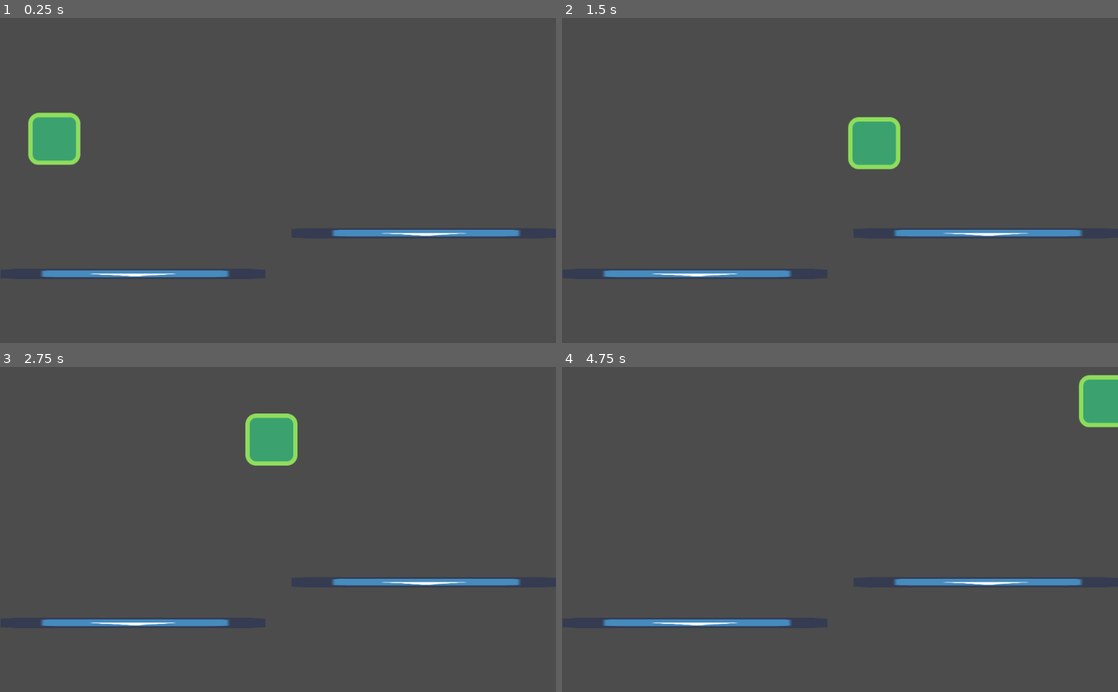
Above: before the commit, frames 1-4 (two rows, left to right).
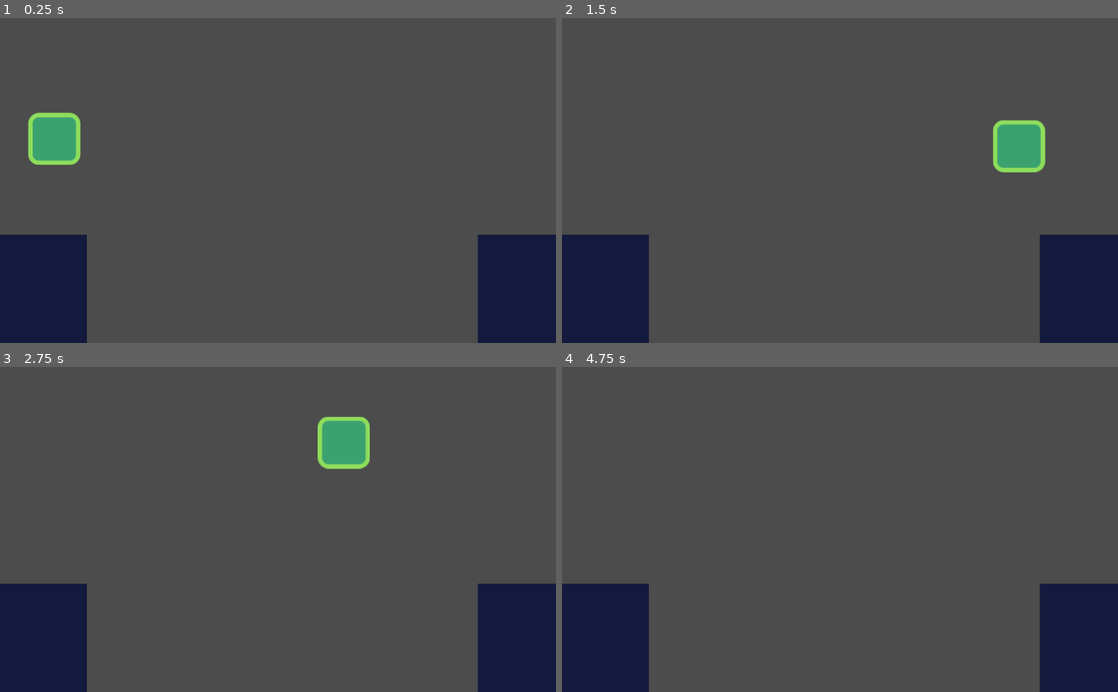
Above: after the commit, the same moments.

Repository: vivomisar/Platformer
Game: Godot game, scene res://main_scene/Node2D.tscn
Same seed, same stepped clock (60 frames per second), same inputs: the game is played once before the commit and once after it. The engine's default icon, where the game draws it, is replaced by a stand-in: a white triangle on a blue panel in a dark square.
Inputs:
- Up to frame 1 (0.25 s): no input
- Up to frame 2 (1.5 s): hold D (right) from 0.53 s (still down); tap Shift (dash, bound only after the commit) at 0.6, 1.35 s; tap W (jump) at 0.77 s
- Up to frame 3 (2.75 s): tap W (jump) at 1.52 s; release D (right) at 2.03 s; hold A (left) from 2.03 s (still down); tap Shift (dash, bound only after the commit) at 2.1 s
- Up to frame 4 (4.75 s): release A (left) at 2.78 s; hold D (right) 2.78-4.28 s; tap Shift (dash, bound only after the commit) at 2.85, 3.6, 4.35 s; tap W (jump) at 3.02, 3.77, 4.52 s; tap Enter at 4.25 s; hold A (left) from 4.28 s (still down)

The runs differ from the first frame. In frame 1, 11% of the frame differs, in the area x 0-100%, y 65-100%; in frame 2, 14%, in the area x 0-100%, y 30-100%; in frame 3, 14%; in frame 4, 12%.

Commit message:
2nd homework
added dash, added tilemap

Diff:
--- a/main_scene/Node2D.tscn
+++ b/main_scene/Node2D.tscn
@@ -1,14 +1,88 @@
-[gd_scene load_steps=3 format=2]
+[gd_scene load_steps=7 format=2]
 
 [ext_resource path="res://player/Player.tscn" type="PackedScene" id=1]
-[ext_resource path="res://platform.tscn" type="PackedScene" id=2]
+[ext_resource path="res://assets/tileset.png" type="Texture" id=2]
+
+[sub_resource type="ConvexPolygonShape2D" id=1]
+points = PoolVector2Array( 80, 80, 0, 80, 0, 0, 80, 0 )
+
+[sub_resource type="ConvexPolygonShape2D" id=2]
+points = PoolVector2Array( 0, 80, 0, 80, 80, 0, 80, 80 )
+
+[sub_resource type="ConvexPolygonShape2D" id=3]
+points = PoolVector2Array( 0, 80, 0, 80, 160, 0, 160, 80 )
+
+[sub_resource type="TileSet" id=4]
+0/name = "tileset.png 0"
+0/texture = ExtResource( 2 )
+0/tex_offset = Vector2( 0, 0 )
+0/modulate = Color( 1, 1, 1, 1 )
+0/region = Rect2( 0, 0, 80, 80 )
+0/tile_mode = 0
+0/occluder_offset = Vector2( 0, 0 )
+0/navigation_offset = Vector2( 0, 0 )
+0/shape_offset = Vector2( 0, 0 )
+0/shape_transform = Transform2D( 1, 0, 0, 1, 0, 0 )
+0/shape = SubResource( 1 )
+0/shape_one_way = false
+0/shape_one_way_margin = 1.0
+0/shapes = [ {
+"autotile_coord": Vector2( 0, 0 ),
+"one_way": false,
+"one_way_margin": 1.0,
+"shape": SubResource( 1 ),
+"shape_transform": Transform2D( 1, 0, 0, 1, 0, 0 )
+} ]
+0/z_index = 0
+1/name = "tileset.png 1"
+1/texture = ExtResource( 2 )
+1/tex_offset = Vector2( 0, 0 )
+1/modulate = Color( 1, 1, 1, 1 )
+1/region = Rect2( 0, 80, 80, 80 )
+1/tile_mode = 0
+1/occluder_offset = Vector2( 0, 0 )
+1/navigation_offset = Vector2( 0, 0 )
+1/shape_offset = Vector2( 0, 0 )
+1/shape_transform = Transform2D( 1, 0, 0, 1, 0, 0 )
+1/shape = SubResource( 2 )
+1/shape_one_way = false
+1/shape_one_way_margin = 1.0
+1/shapes = [ {
+"autotile_coord": Vector2( 0, 0 ),
+"one_way": false,
+"one_way_margin": 1.0,
+"shape": SubResource( 2 ),
+"shape_transform": Transform2D( 1, 0, 0, 1, 0, 0 )
+} ]
+1/z_index = 0
+2/name = "tileset.png 2"
+2/texture = ExtResource( 2 )
+2/tex_offset = Vector2( 0, 0 )
+2/modulate = Color( 1, 1, 1, 1 )
+2/region = Rect2( 0, 160, 160, 80 )
+2/tile_mode = 0
+2/occluder_offset = Vector2( 0, 0 )
+2/navigation_offset = Vector2( 0, 0 )
+2/shape_offset = Vector2( 0, 0 )
+2/shape_transform = Transform2D( 1, 0, 0, 1, 0, 0 )
+2/shape = SubResource( 3 )
+2/shape_one_way = false
+2/shape_one_way_margin = 1.0
+2/shapes = [ {
+"autotile_coord": Vector2( 0, 0 ),
+"one_way": false,
+"one_way_margin": 1.0,
+"shape": SubResource( 3 ),
+"shape_transform": Transform2D( 1, 0, 0, 1, 0, 0 )
+} ]
+2/z_index = 0
 
 [node name="Node2D" type="Node2D"]
 
 [node name="KinematicBody2D" parent="." instance=ExtResource( 1 )]
 
-[node name="StaticBody2D" parent="." instance=ExtResource( 2 )]
-position = Vector2( 0, -31 )
-
-[node name="StaticBody2D2" parent="." instance=ExtResource( 2 )]
-position = Vector2( 536, -106 )
+[node name="TileMap" type="TileMap" parent="."]
+tile_set = SubResource( 4 )
+cell_size = Vector2( 80, 80 )
+format = 1
+tile_data = PoolIntArray( 327680, 0, 0, 327681, 0, 0, 327691, 0, 0, 327692, 0, 0, 393216, 0, 0, 393217, 0, 0, 393227, 0, 0, 393228, 0, 0, 458752, 0, 0, 458753, 0, 0, 458763, 0, 0, 458764, 0, 0 )
--- a/player/Player.gd
+++ b/player/Player.gd
@@ -6,10 +6,11 @@
 
 var _velocity = Vector2.ZERO
 var _double_jump = 2
-
+var dash = false
 func _physics_process(delta):
 	var direction = Input.get_action_strength("right") - Input.get_action_strength("left")
-	_velocity.x = direction * speed
+	dash = Input.is_action_just_pressed("dash") # при нажатии shift персонаж делает рывок в сторону зажатой клавиши направления
+	_velocity.x = direction * speed + int(dash) * 8000 * direction
 	_velocity.y += gravity * delta
 	if is_on_floor():
 		_double_jump = 2
--- a/project.godot
+++ b/project.godot
@@ -39,6 +39,11 @@
 "events": [ Object(InputEventKey,"resource_local_to_scene":false,"resource_name":"","device":0,"alt":false,"shift":false,"control":false,"meta":false,"command":false,"pressed":false,"scancode":87,"physical_scancode":0,"unicode":0,"echo":false,"script":null)
  ]
 }
+dash={
+"deadzone": 0.5,
+"events": [ Object(InputEventKey,"resource_local_to_scene":false,"resource_name":"","device":0,"alt":false,"shift":false,"control":false,"meta":false,"command":false,"pressed":false,"scancode":16777237,"physical_scancode":0,"unicode":0,"echo":false,"script":null)
+ ]
+}
 
 [physics]
 
